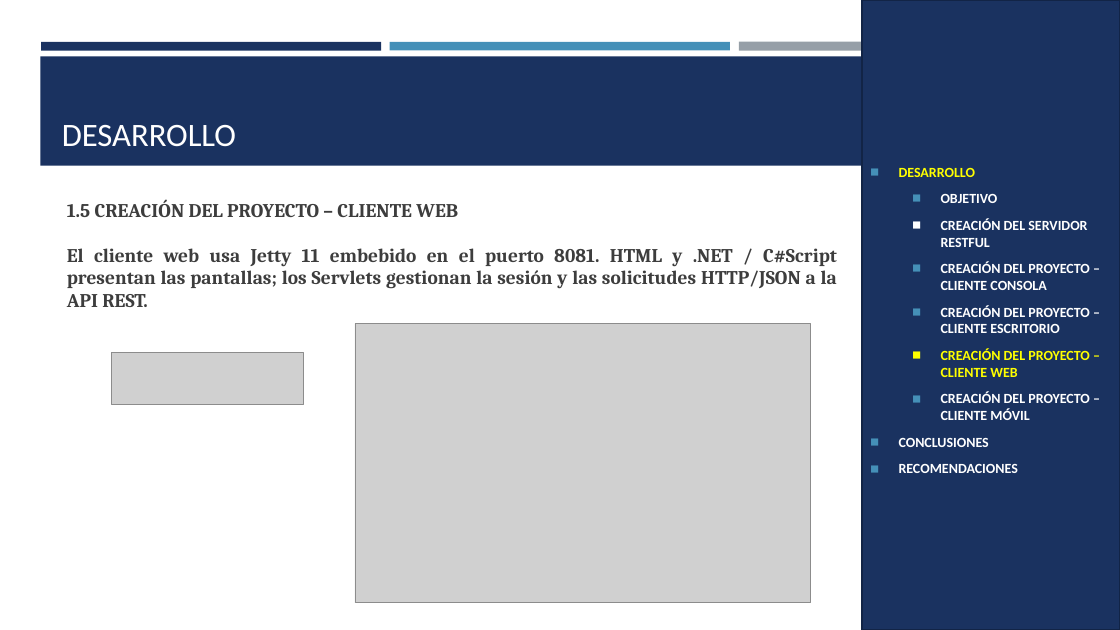
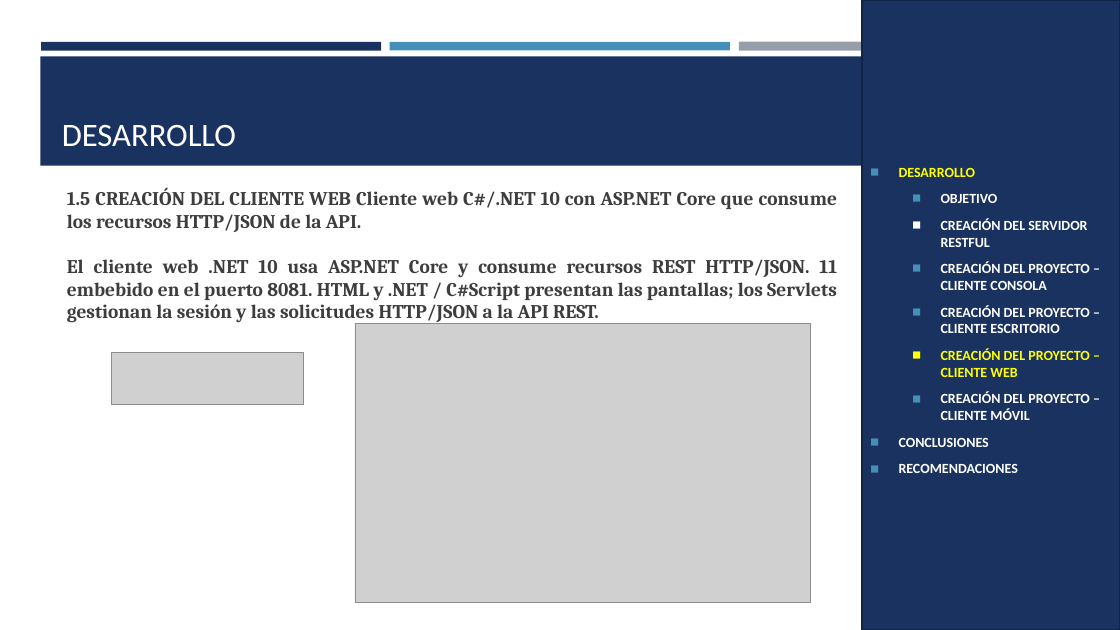
Before and after one commit to JulioViche/u1-sw-arch, a slide deck: slide 18 of TI.1.4. PAO202651_RESTFUL_DOTNET_SINBDD_NRC36884_GR09/05. DOCUMENTACION/CONVUNI_RESTFUL_DOTNET_GR09.pptx. Drawn at 1120x630 pixels with LibreOffice and Linux fonts; fonts in the diff are those of the drawing; grey boxes stand for pictures. Boxes give left, top, right and bottom in pixels: in the first picture for what was removed or moved away, otherwise in the second. Text is boxed around its words. In the diff, an @@ line names an element or a change of style, - is before the commit and + after.

```diff
--- a/TI.1.4. PAO202651_RESTFUL_DOTNET_SINBDD_NRC36884_GR09/05. DOCUMENTACION/CONVUNI_RESTFUL_DOTNET_GR09.pptx
+++ b/TI.1.4. PAO202651_RESTFUL_DOTNET_SINBDD_NRC36884_GR09/05. DOCUMENTACION/CONVUNI_RESTFUL_DOTNET_GR09.pptx
@@ text at [67, 187, 837, 323]: text changed @@
-1.5 CREACIÓN DEL PROYECTO – CLIENTE WEB
-El cliente web usa Jetty 11 embebido en el puerto 8081. HTML y .NET / C#Script presentan las pantallas; los Servlets gestionan la sesión y las solicitudes HTTP/JSON a la API REST.
+1.5 CREACIÓN DEL CLIENTE WEB Cliente web C#/.NET 10 con ASP.NET Core que consume los recursos HTTP/JSON de la API.
+El cliente web .NET 10 usa ASP.NET Core y consume recursos REST HTTP/JSON. 11 embebido en el puerto 8081. HTML y .NET / C#Script presentan las pantallas; los Servlets gestionan la sesión y las solicitudes HTTP/JSON a la API REST.
```
Also in this commit, not shown: 13 other slides changed, 18 other files.
